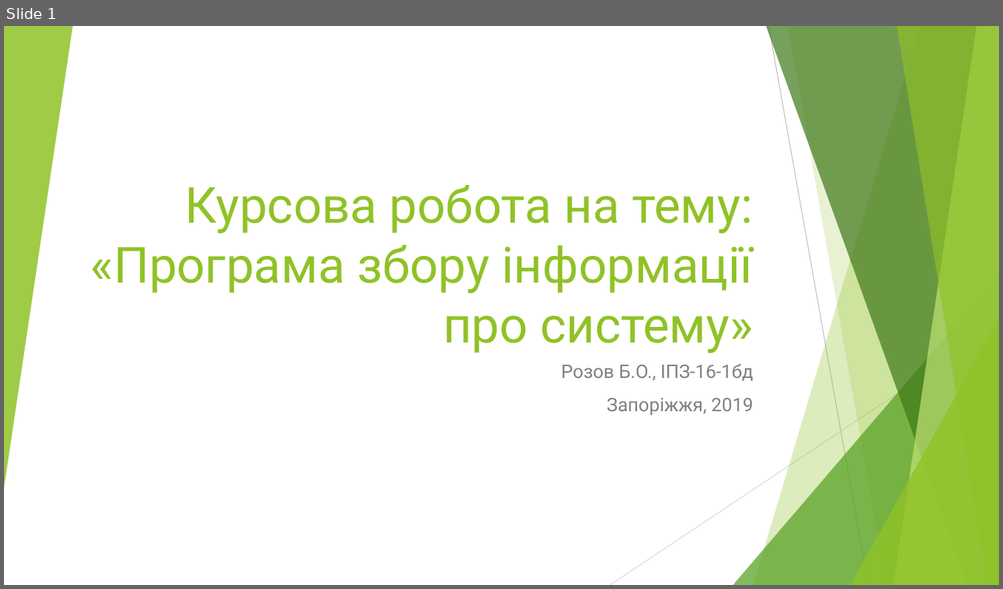
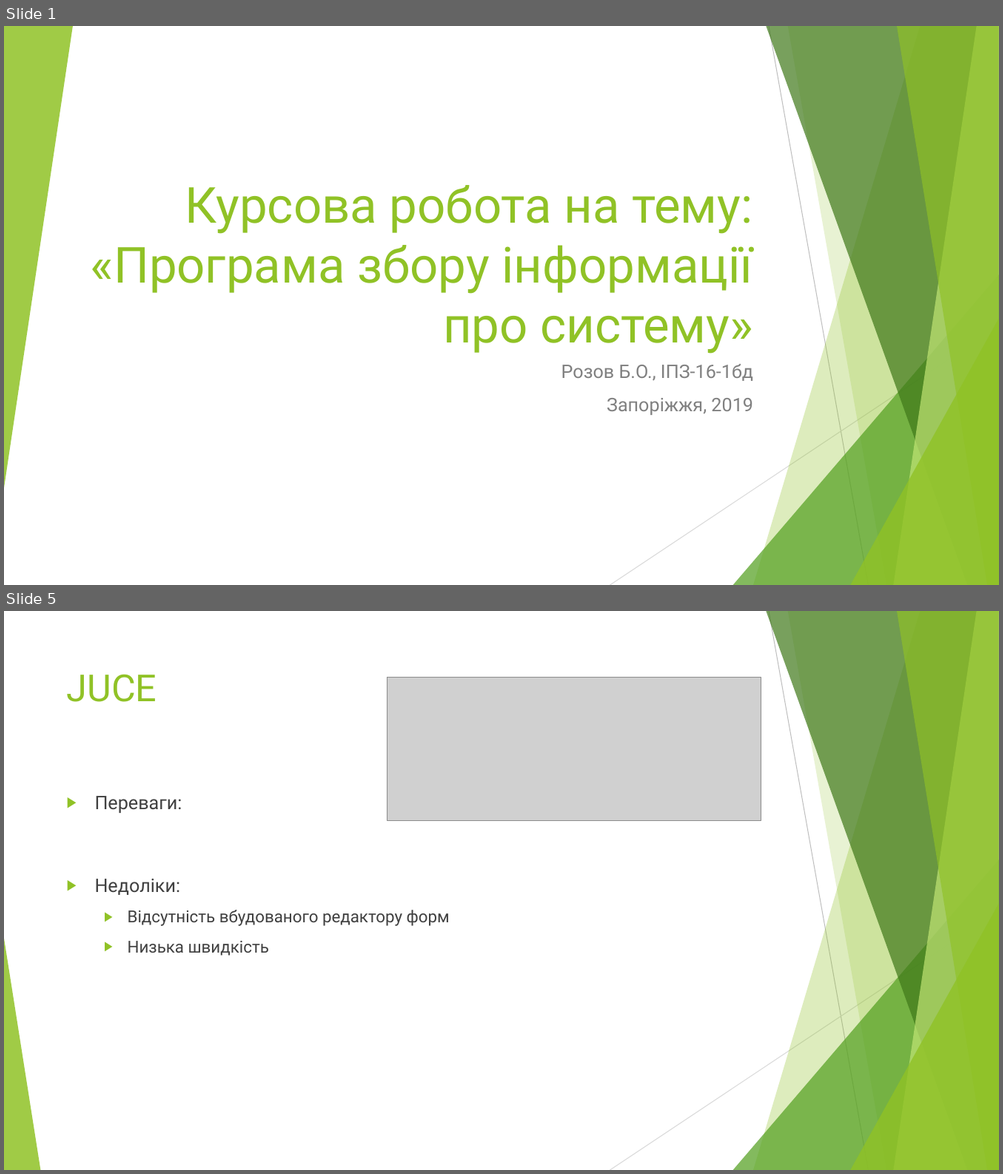
Before and after one commit to BohdanRozov/Boida27, a slide deck: Курсова робота на тему.pptx. Shown one above the other, each under a label of ours: slide 1 before the commit, slides 1 and 5 after it; the slides between them are not shown. The pictures are 1003x589 and 1003x1174 pixels, drawn with LibreOffice and Linux fonts; fonts in the diff are those of the drawing; grey boxes stand for pictures. Boxes give left, top, right and bottom in pixels: in the first picture for what was removed or moved away, otherwise in the second. Text is boxed around its words. In the diff, an @@ line names an element or a change of style, - is before the commit and + after.

```diff
--- a/Курсова робота на тему.pptx
+++ b/Курсова робота на тему.pptx
@@ slide 5 added at [4,611,999,1170], background #FFFFFF; not listed: 9 template elements that a slide beside it also shows @@
@@ title added at [67,674,157,702], 36 pt, text #90C226 @@
+JUCE
@@ picture added at [387,678,760,820] @@
@@ text added at [95,796,449,956], 16 pt, text #404040 @@
+▶ Переваги:
+▶ Недоліки:
+  ▶ Відсутність вбудованого редактору форм
+  ▶ Низька швидкість
@@ triangle added at [4,939,40,1170], fill #90C226 at 85% opacity @@
```
Also in this commit, not shown: 6 other slides added, 7 other files.
